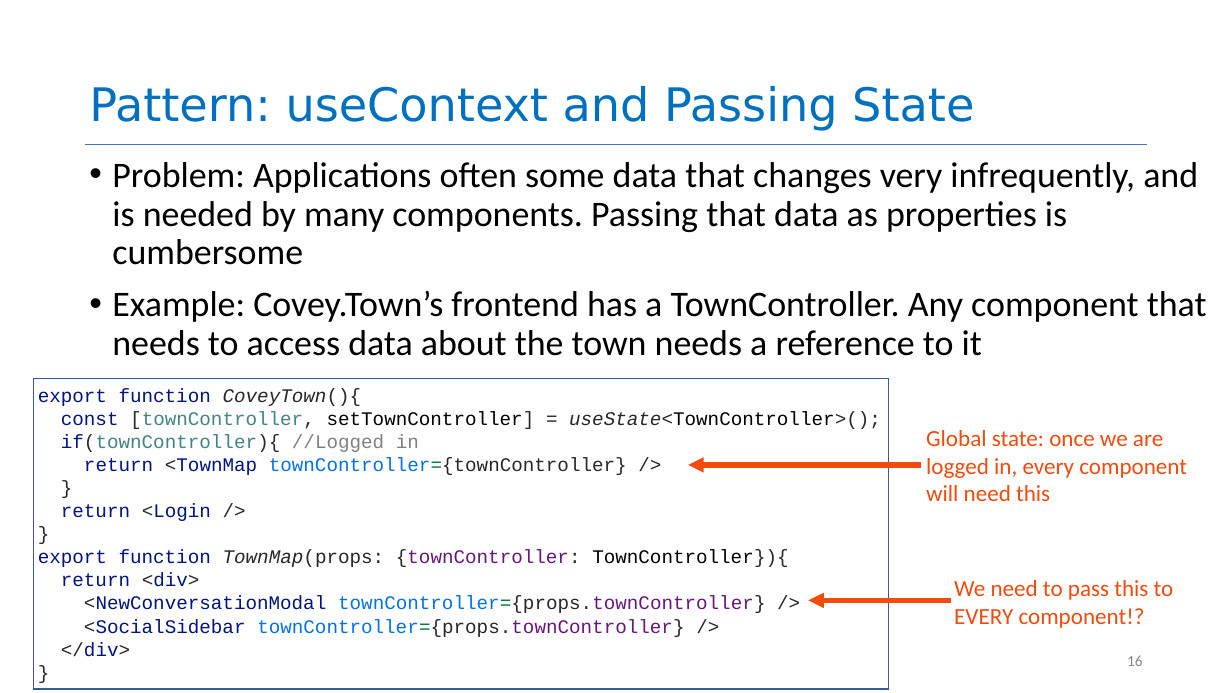
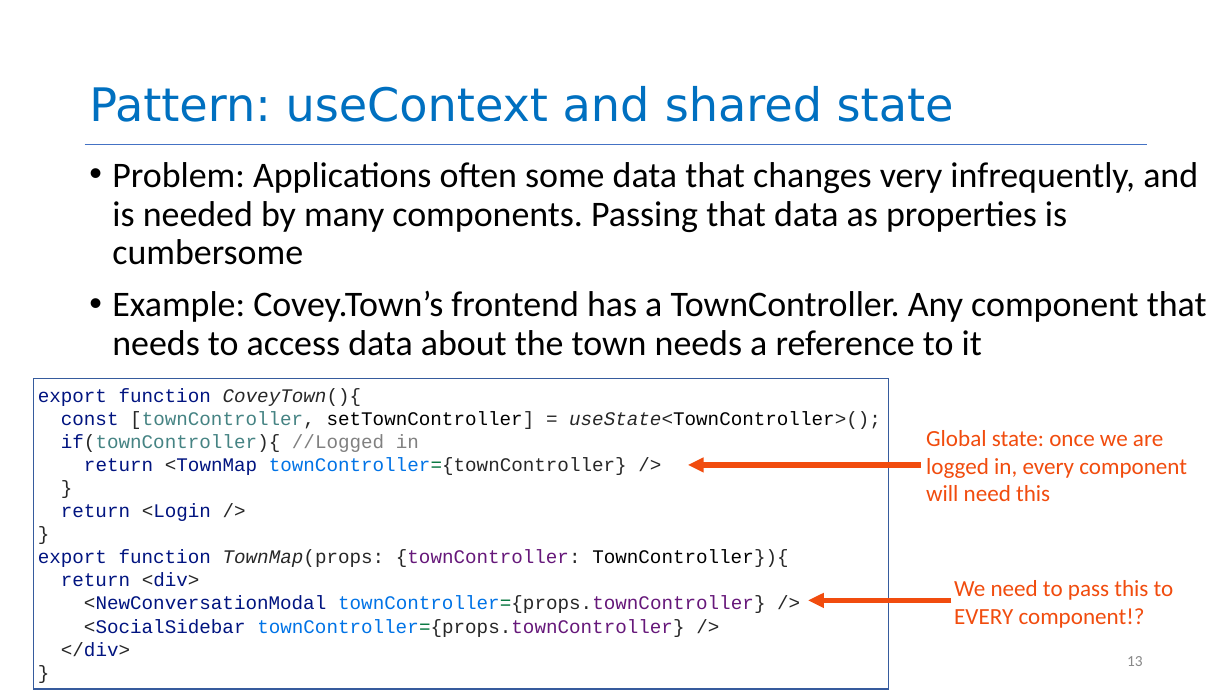
Before and after one commit to neu-se/CS4530-Spring-2023, a slide deck: slide 13 of Slides/Module 08 Patterns of React.pptx (slide 16 before the commit). Drawn at 1232x693 pixels with LibreOffice and Linux fonts; fonts in the diff are those of the drawing. Boxes give left, top, right and bottom in pixels: in the first picture for what was removed or moved away, otherwise in the second. Text is boxed around its words. In the diff, an @@ line names an element or a change of style, - is before the commit and + after.

Commit message:
shuffled some slides and fixed some text

```diff
--- a/Slides/Module 08 Patterns of React.pptx
+++ b/Slides/Module 08 Patterns of React.pptx
@@ title at [89,86,954,122]: text changed @@
-Pattern: useContext and Passing State
+Pattern: useContext and shared state
@@ page number at [1127,656,1143,666]: text changed @@
-16
+13
```
Also in this commit, not shown: 4 other slides changed, 1 slide removed.
